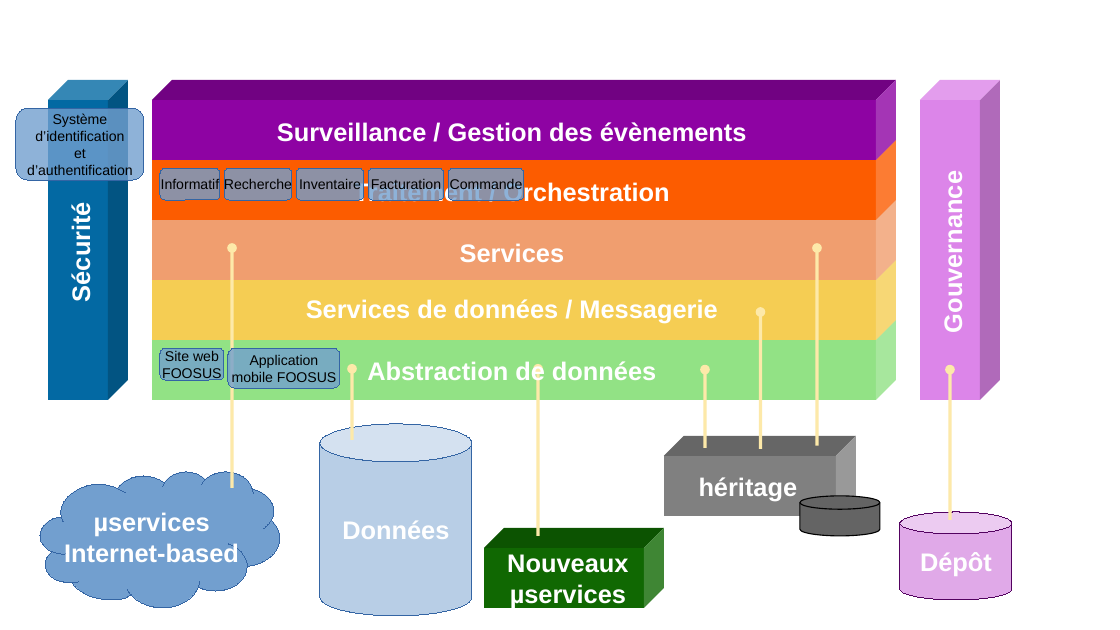
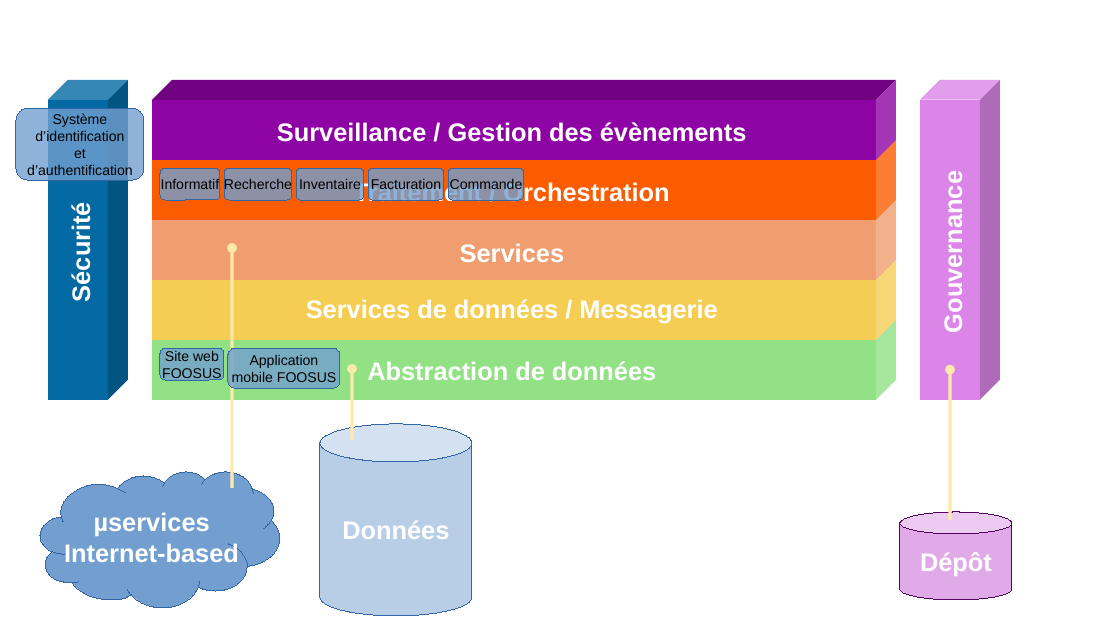
Before and after one commit to gattardm/P5, a slide deck: slide 9 of resources/fonctionnel.odp (slide 8 before the commit). Drawn at 1120x630 pixels with LibreOffice and Linux fonts; fonts in the diff are those of the drawing. Boxes give left, top, right and bottom in pixels: in the first picture for what was removed or moved away, otherwise in the second. Text is boxed around its words. In the diff, an @@ line names an element or a change of style, - is before the commit and + after.

```diff
--- a/resources/fonctionnel.odp
+++ b/resources/fonctionnel.odp
@@ group removed at (665,248,880,536): 3 arrows, 1 cube, 1 text, 1 cylinder @@
-héritage
@@ arrow removed from (539, 537) to (539, 369) @@
@@ cube removed at (485,527,665,608) @@
@@ text removed at (507,554,628,608) @@
-Nouveaux µservices
```
Also in this commit, not shown: 2 other slides changed, 2 slides added, 5 other files.
